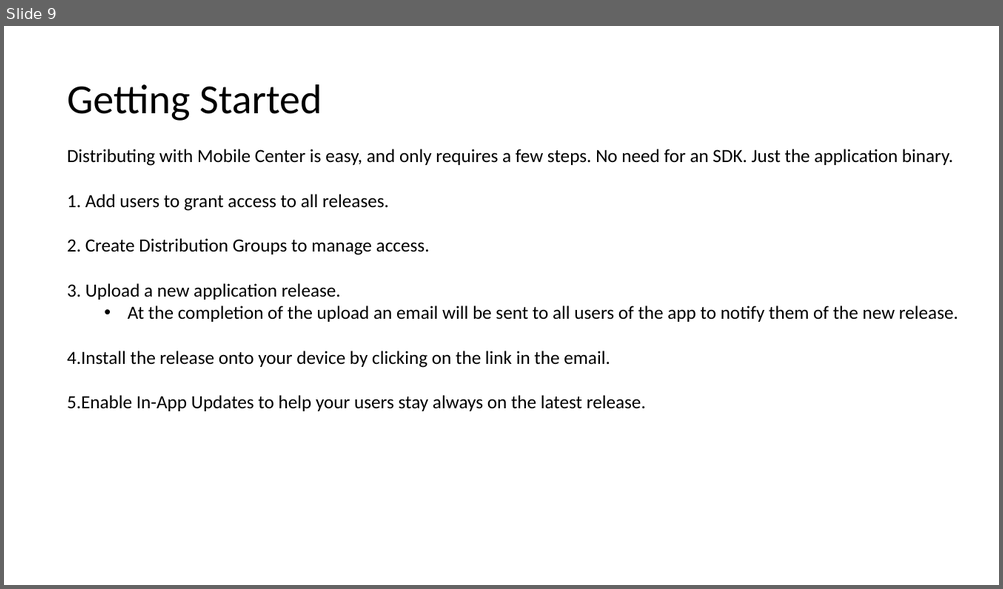
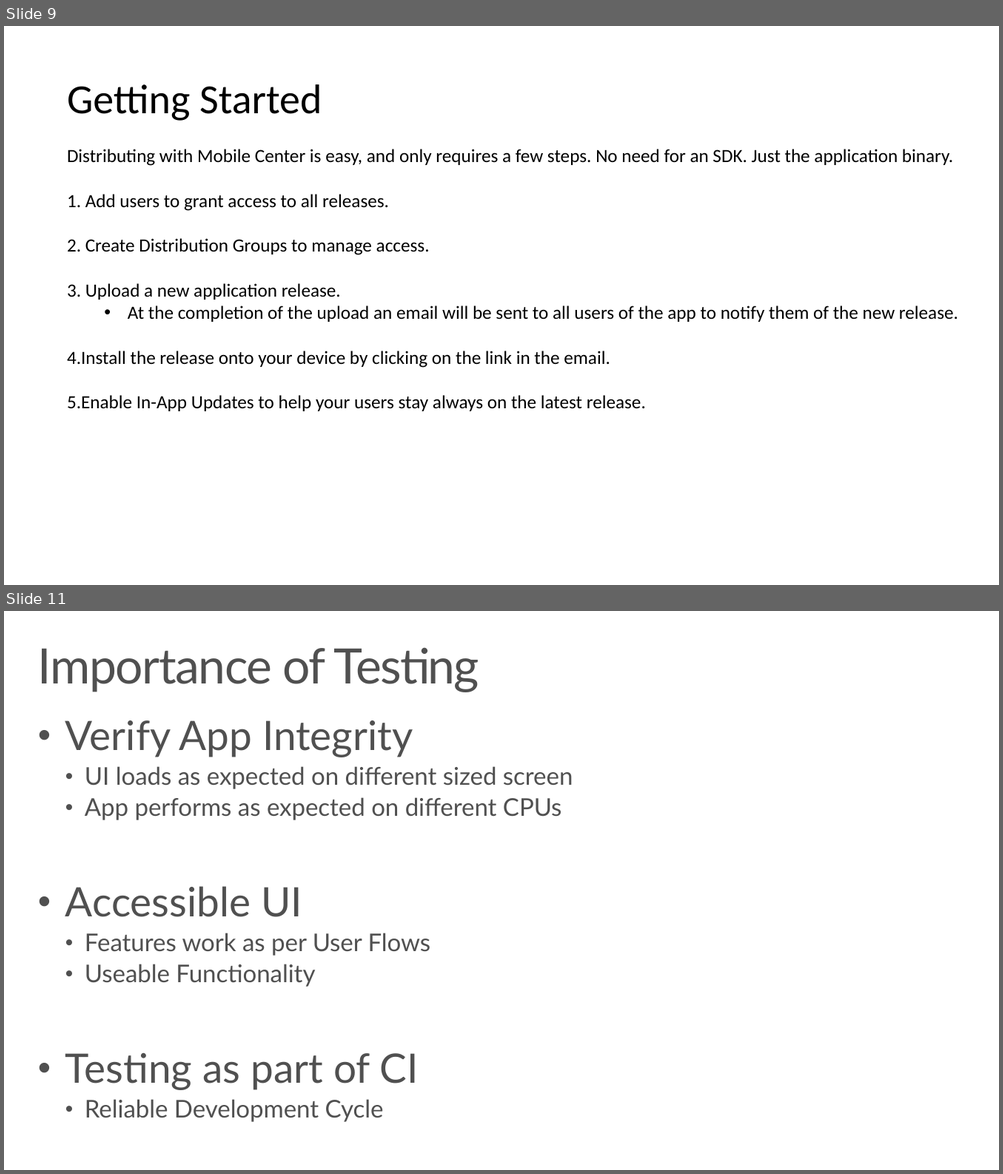
Before and after one commit to juneDebugs/MobileAzureDevDays, a slide deck: _Presentations/SFDevDays.pptx. Shown one above the other, each under a label of ours: slide 9 before the commit, slides 9 and 11 after it; the slides between them are not shown. The pictures are 1003x589 and 1003x1174 pixels, drawn with LibreOffice and Linux fonts; fonts in the diff are those of the drawing; background and template pictures are left out. Boxes give left, top, right and bottom in pixels: in the first picture for what was removed or moved away, otherwise in the second. Text is boxed around its words. In the diff, an @@ line names an element or a change of style, - is before the commit and + after.

```diff
--- a/_Presentations/SFDevDays.pptx
+++ b/_Presentations/SFDevDays.pptx
@@ slide 11 added at [4, 611, 999, 1170], background #FFFFFF @@
@@ title added at [38, 647, 479, 692], 47 pt, text #505050 @@
+Importance of Testing
@@ text added at [65, 721, 573, 1122], 23.5 pt, text #505050 @@
+• Verify App Integrity
+  • UI loads as expected on different sized screen
+  • App performs as expected on different CPUs
+• Accessible UI
+  • Features work as per User Flows
+  • Useable Functionality
+• Testing as part of CI
+  • Reliable Development Cycle
```
Also in this commit, not shown: 3 other slides added.
